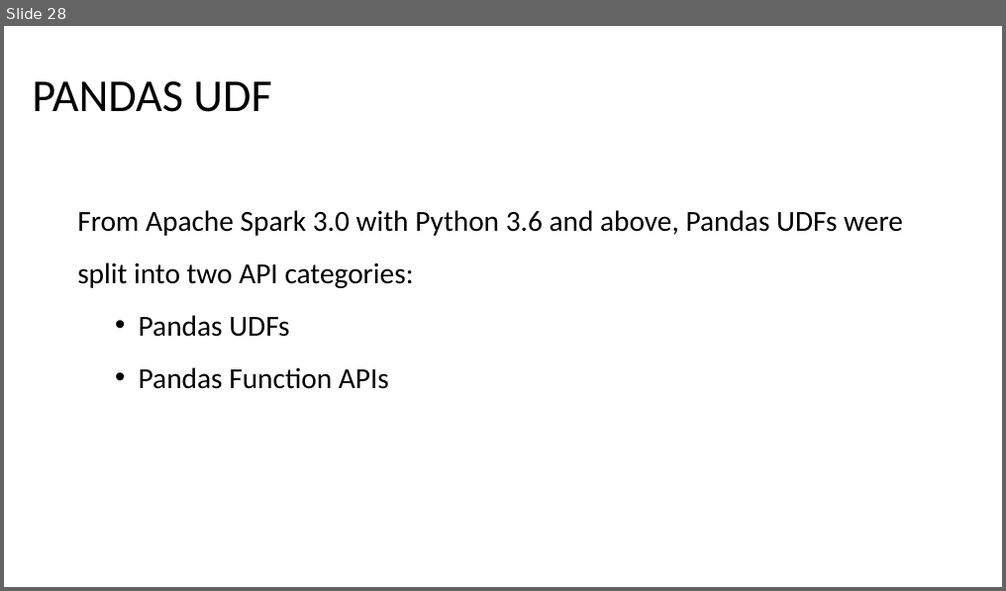
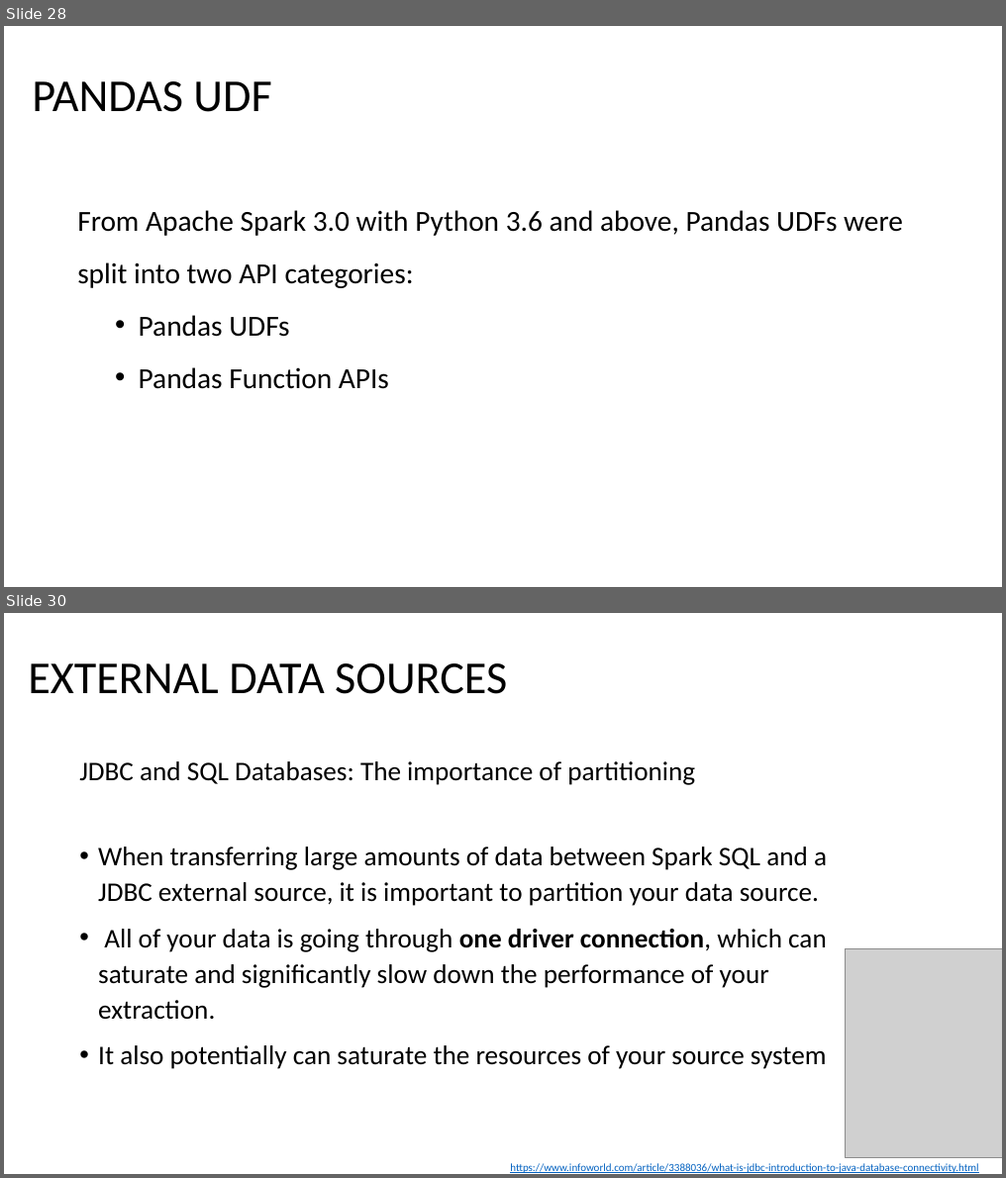
Before and after one commit to atarighati/Learning-Spark-Second_Edition, a slide deck: Learning Spark Notes.pptx. Shown one above the other, each under a label of ours: slide 28 before the commit, slides 28 and 30 after it; the slides between them are not shown. The pictures are 1006x591 and 1006x1178 pixels, drawn with LibreOffice and Linux fonts; fonts in the diff are those of the drawing; grey boxes stand for pictures. Boxes give left, top, right and bottom in pixels: in the first picture for what was removed or moved away, otherwise in the second. Text is boxed around its words. In the diff, an @@ line names an element or a change of style, - is before the commit and + after.

```diff
--- a/Learning Spark Notes.pptx
+++ b/Learning Spark Notes.pptx
@@ slide 30 added at box(4, 613, 1002, 1174), background #FFFFFF @@
@@ title added at box(28, 663, 507, 694), 44 pt, text #000000 @@
+EXTERNAL DATA SOURCES
@@ text added at box(79, 761, 827, 1069), 25.9 pt, text #000000 @@
+JDBC and SQL Databases: The importance of partitioning
+• When transferring large amounts of data between Spark SQL and a JDBC external source, it is important to partition your data source.
+• All of your data is going through one driver connection, which can saturate and significantly slow down the performance of your extraction.
+• It also potentially can saturate the resources of your source system
@@ picture added at box(845, 950, 1002, 1158) @@
@@ text added at box(510, 1163, 978, 1173), 10.5 pt, text #0563C1, underline @@
+https://www.infoworld.com/article/3388036/what-is-jdbc-introduction-to-java-database-connectivity.html
```
Also in this commit, not shown: 11 other slides added.
